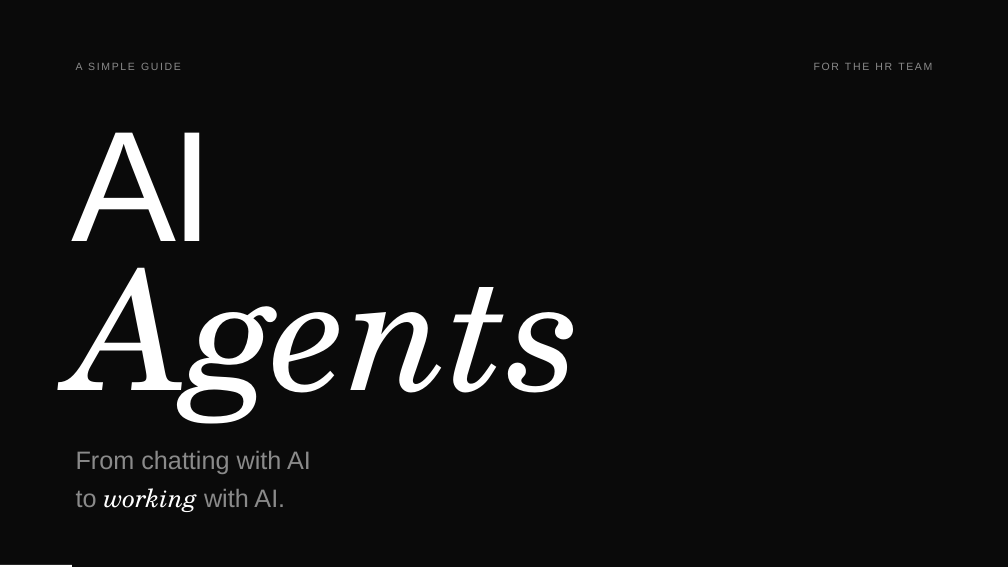
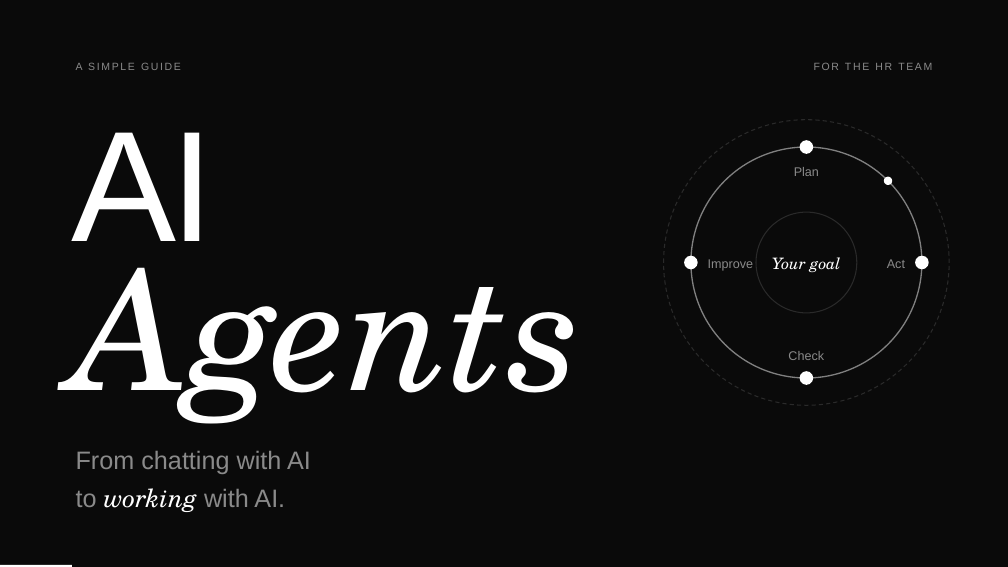
Before and after one commit to christbri/presentation, a slide deck: slide 1 of pptx/AI-Agents.pptx. Drawn at 1008x567 pixels with LibreOffice and Linux fonts; fonts in the diff are those of the drawing. Boxes give left, top, right and bottom in pixels: in the first picture for what was removed or moved away, otherwise in the second. Text is boxed around its words. In the diff, an @@ line names an element or a change of style, - is before the commit and + after.

```diff
--- a/pptx/AI-Agents.pptx
+++ b/pptx/AI-Agents.pptx
@@ ellipse added at box(664, 119, 950, 405), outline #2A2A2A 1 pt dashed @@
@@ ellipse added at box(691, 147, 923, 378), outline #808080 1.25 pt @@
@@ ellipse added at box(800, 140, 814, 154), fill #FFFFFF @@
@@ text added at box(794, 167, 819, 176), 12 pt, text #8A8A8A @@
+Plan
@@ ellipse added at box(884, 177, 892, 185), fill #FFFFFF @@
@@ ellipse added at box(756, 212, 857, 313), outline #2A2A2A 1 pt @@
@@ ellipse added at box(684, 256, 698, 269), fill #FFFFFF @@
@@ text added at box(708, 259, 753, 271), 12 pt, text #8A8A8A @@
+Improve
@@ text added at box(772, 257, 841, 272), 15 pt, text #FFFFFF, italic @@
+Your goal
@@ text added at box(887, 259, 905, 268), 12 pt, text #8A8A8A @@
+Act
@@ ellipse added at box(915, 256, 929, 269), fill #FFFFFF @@
@@ text added at box(788, 351, 824, 360), 12 pt, text #8A8A8A @@
+Check
@@ ellipse added at box(800, 371, 814, 385), fill #FFFFFF @@
```
Also in this commit, not shown: 2 other slides changed, 2 other files.
